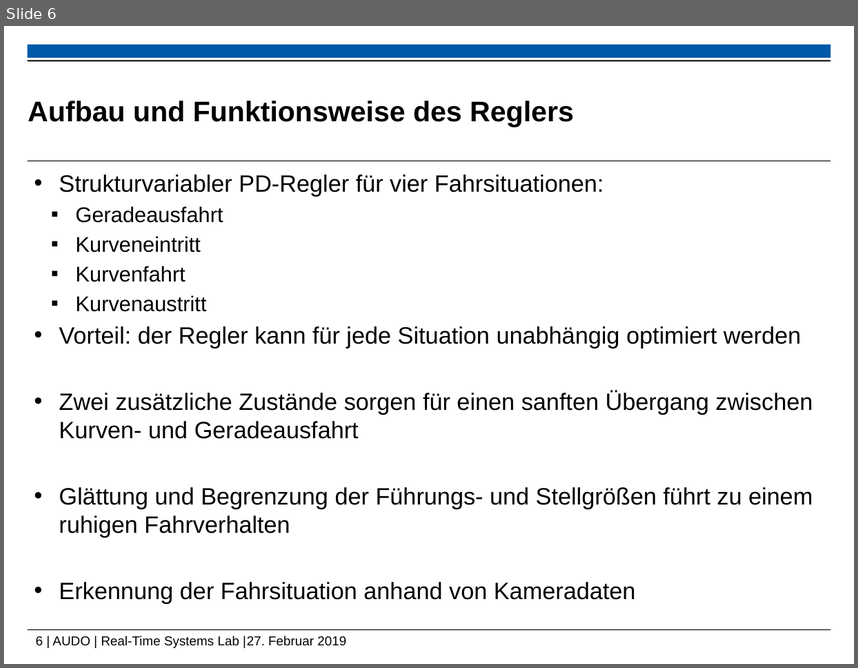
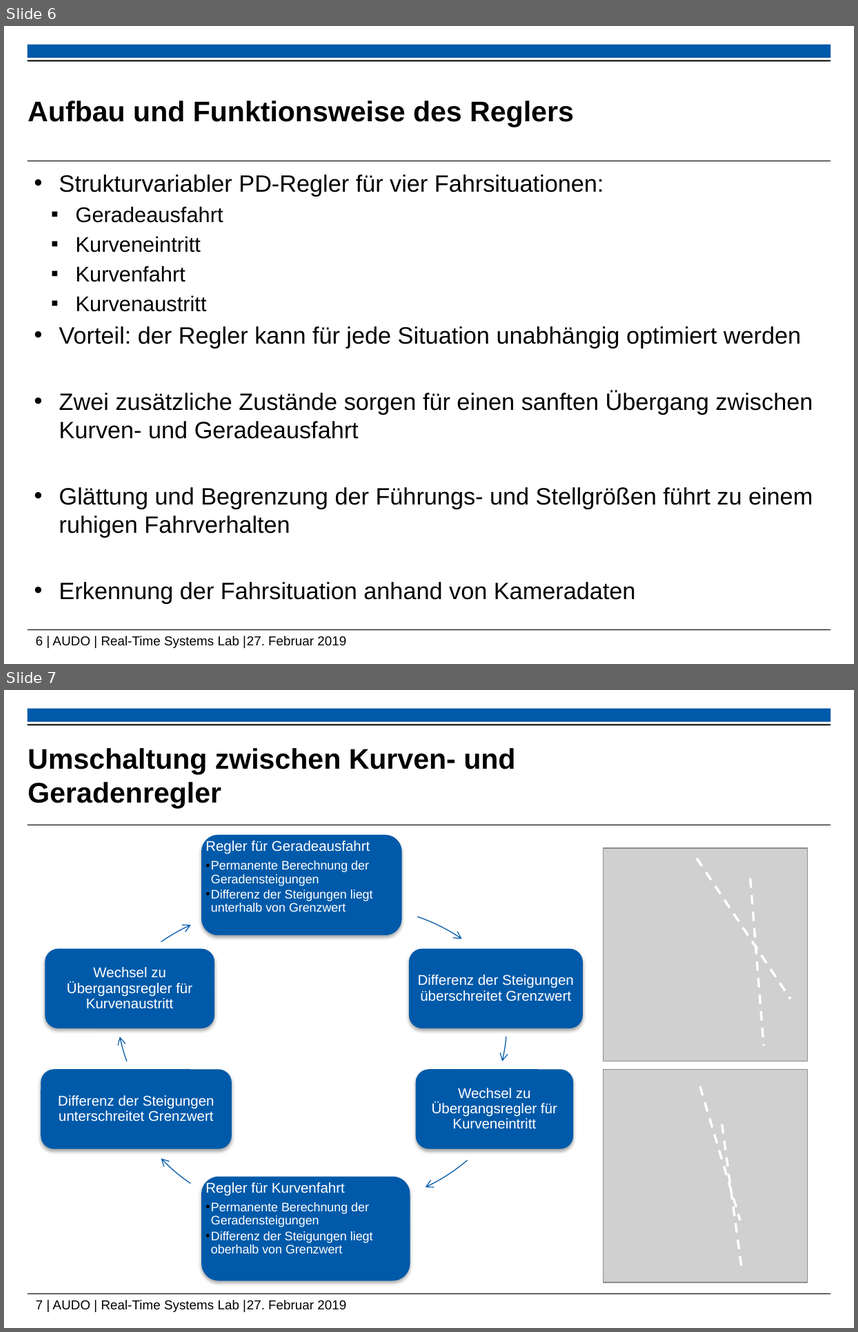
Before and after one commit to ramona3300/AUDO, a slide deck: Dokumente/Präsentationen/Abschlusspräsentation.pptx. Shown one above the other, each under a label of ours: slide 6 before the commit, slides 6 and 7 after it. The pictures are 858x668 and 858x1332 pixels, drawn with LibreOffice and Linux fonts; fonts in the diff are those of the drawing; grey boxes stand for pictures; background and template pictures are left out. Boxes give left, top, right and bottom in pixels: in the first picture for what was removed or moved away, otherwise in the second. Text is boxed around its words. In the diff, an @@ line names an element or a change of style, - is before the commit and + after.

```diff
--- a/Dokumente/Präsentationen/Abschlusspräsentation.pptx
+++ b/Dokumente/Präsentationen/Abschlusspräsentation.pptx
@@ slide 7 added at [4, 690, 854, 1328], background #FFFFFF; not listed: 5 template elements that a slide beside it also shows @@
@@ title added at [27, 748, 515, 808], 24 pt, text #000000, bold @@
+Umschaltung zwischen Kurven- und Geradenregler
@@ picture added at [604, 848, 807, 1061] @@
@@ line added from (697, 858) to (791, 998), #FFFFFF 2 pt dashed @@
@@ line added from (751, 878) to (764, 1045), #FFFFFF 2 pt dashed @@
@@ group added at [41, 810, 583, 1283]: 6 rounded rectangles, 6 texts, 6 freeform shapes @@
+Regler für Geradeausfahrt
+  •• Permanente Berechnung der Geradensteigungen
+  •• Differenz der Steigungen liegt unterhalb von Grenzwert
+Differenz der Steigungen überschreitet Grenzwert
+Wechsel zu Übergangsregler für Kurveneintritt
+Regler für Kurvenfahrt
+  •• Permanente Berechnung der Geradensteigungen
+  •• Differenz der Steigungen liegt oberhalb von Grenzwert
+Differenz der Steigungen unterschreitet Grenzwert
+Wechsel zu Übergangsregler für Kurvenaustritt
@@ picture added at [604, 1069, 807, 1283] @@
@@ line added from (700, 1086) to (740, 1221), #FFFFFF 2 pt dashed @@
@@ line added from (722, 1125) to (742, 1272), #FFFFFF 2 pt dashed @@
```
Also in this commit, not shown: 3 slides changed, 1 slide removed.
